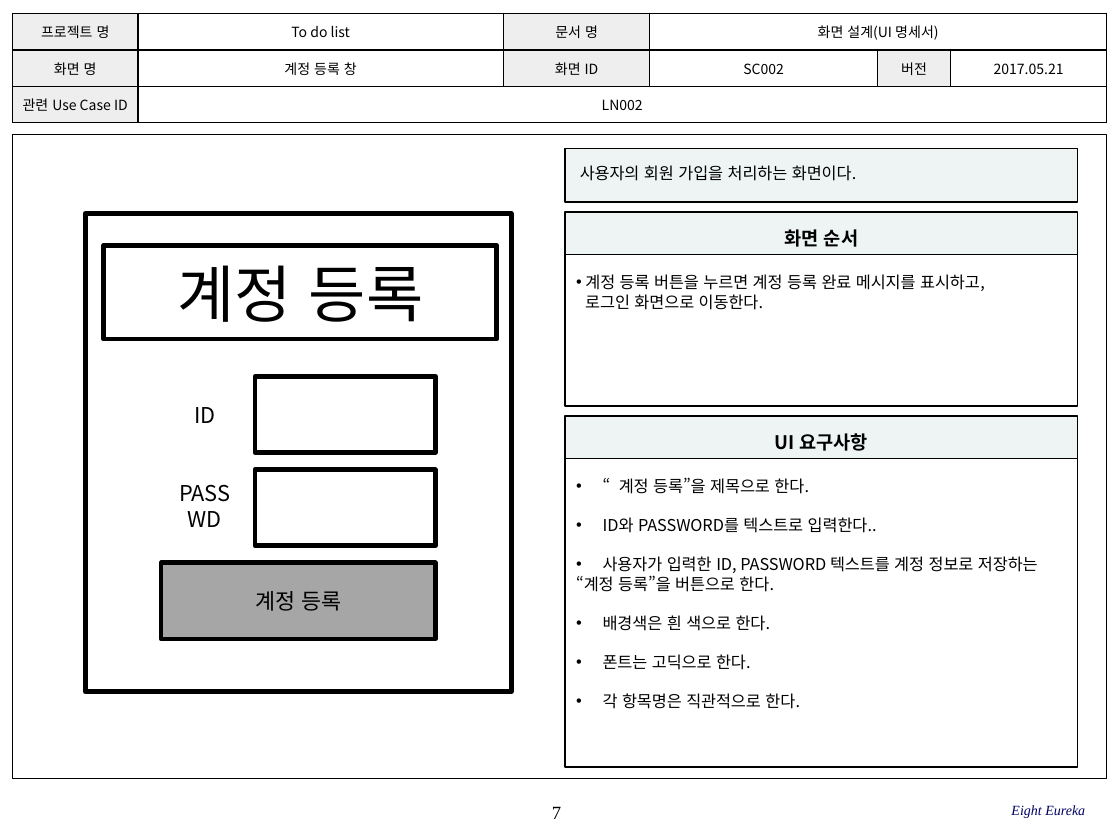
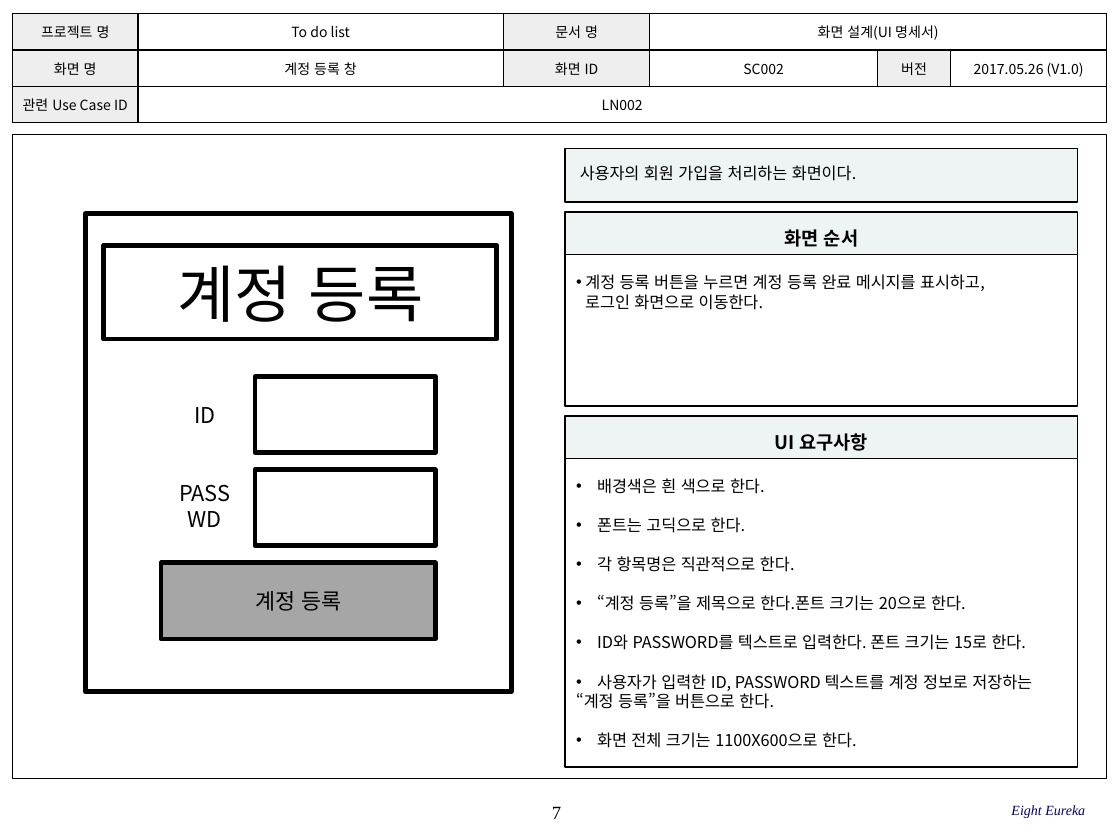
Before and after one commit to SE-admin/8, a slide deck: slide 7 of doc/3_ 설계서/UI Design Template.pptx. Drawn at 1120x840 pixels with LibreOffice and Linux fonts; fonts in the diff are those of the drawing; background and template pictures are left out. Boxes give left, top, right and bottom in pixels: in the first picture for what was removed or moved away, otherwise in the second. Text is boxed around its words. In the diff, an @@ line names an element or a change of style, - is before the commit and + after.

Commit message:
UI Design Template.pptx 버전 업

```diff
--- a/doc/3_ 설계서/UI Design Template.pptx
+++ b/doc/3_ 설계서/UI Design Template.pptx
@@ table at box(12, 13, 1105, 123) @@
-row 2, column 6: 2017.05.21
+row 2, column 6: 2017.05.26 (V1.0)
@@ text in rectangle at box(576, 477, 1038, 592): paragraphs removed @@
-• “계정 등록”을 제목으로 한다.
-• ID와 PASSWORD를 텍스트로 입력한다..
-• 사용자가 입력한 ID, PASSWORD 텍스트를 계정 정보로 저장하는
-“계정 등록”을 버튼으로 한다.
@@ text in rectangle at box(597, 478, 795, 572): indent changed @@
@@ text in rectangle at box(576, 594, 1032, 748): paragraphs added @@
+• “계정 등록”을 제목으로 한다.폰트 크기는 20으로 한다.
+• ID와 PASSWORD를 텍스트로 입력한다. 폰트 크기는 15로 한다.
+• 사용자가 입력한 ID, PASSWORD 텍스트를 계정 정보로 저장하는
+“계정 등록”을 버튼으로 한다.
+• 화면 전체 크기는 1100X600으로 한다.
```
Also in this commit, not shown: 8 other slides changed, 2 slides added.
